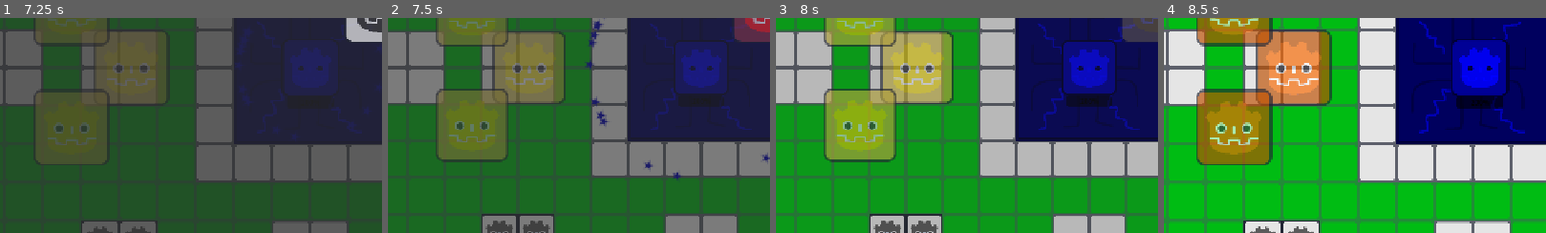
Above: before the commit, frames 1-4 (left to right).
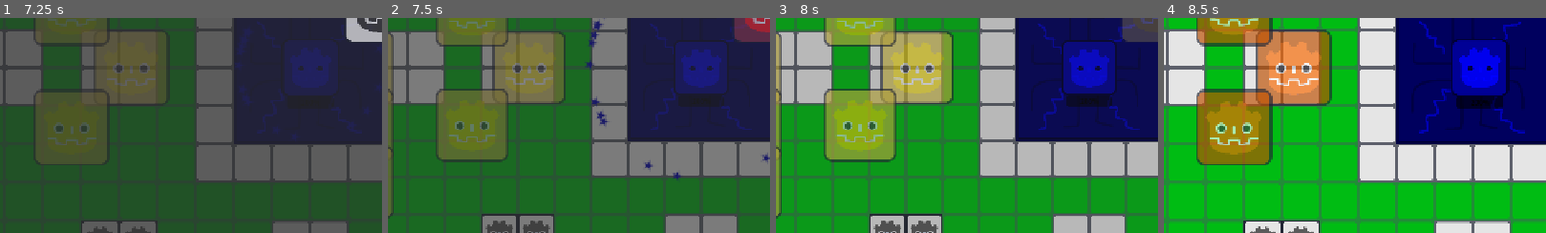
Above: after the commit, the same moments.

Repository: richiii999/ddd
Game: Godot game, scene res://Script Classes and Base Scenes/GameManager.tscn
Two runs of this game, one before a commit and one after it. Both use one fixed random seed, a clock stepped at 60 frames per second and the inputs below.
Inputs (mouse positions are % of the whole screen's width and height, from its top left):
- Up to frame 1 (7.25 s): click "Play" at 0.5 s; move the mouse to (41, 37) at 1.27 s; hold Right (right) 1.28-2.03 s; tap E (Interact) at 1.35, 2.3, 2.85, 3.8, 4.55, 5.3, 6.05, 6.8 s; move the mouse to (30, 55) at 2.02 s; hold Down (down) 2.03-2.78 s; tap H (HPot) at 2.1 s; move the mouse to (60, 28) at 2.77 s; hold Right (right) 2.78-3.53 s; move the mouse to (45, 70) at 3.52 s; hold Up (up) 3.53-4.28 s; click (45, 70) at 3.6 s; move the mouse to (80, 65) at 4.27 s; hold Left (left) 4.28-5.78 s; tap Q (Loot) at 4.35 s; tap F2 (WaygateGUI) at 4.9 s; move the mouse to (20, 35) at 5.02 s; tap G (MPot) at 5.1 s; move the mouse to (55, 50) at 5.77 s; hold Down (down) 5.78-6.53 s; tap N (Nexus) at 5.85 s; move the mouse to (35, 25) at 6.52 s; hold Right (right) from 6.53 s (still down); right-click (35, 25) at 6.6 s
- Up to frame 2 (7.5 s): move the mouse to (72, 45) at 7.27 s; release Right (right) at 7.28 s; hold Up (up) from 7.28 s (still down); tap - (minus) at 7.35 s
- Up to frame 3 (8 s): keep holding Up (up); tap E (Interact) at 7.55 s
- Up to frame 4 (8.5 s): move the mouse to (30, 55) at 8.02 s; release Up (up) at 8.03 s; hold Right (right) from 8.03 s (still down); tap = (plus) at 8.1 s; tap E (Interact) at 8.3 s
The pictures show only the part of the screen within x 0-50%, y 38-88%; the shares and areas given below are measured in that part.

Frame 1 is identical in both runs. In frame 2, 1.3% of the frame differs, in the area x 0-2%, y 6-94%; in frame 3, 1.3%; in frame 4, nothing differs.

Commit message:
waygate price

Diff:
--- a/Entity/Player/interactable.gd
+++ b/Entity/Player/interactable.gd
@@ -1,5 +1,7 @@
 class_name Interactable extends Area2D ## Makes parent interactable, connect 'Interact' signal to a parent function or whatever
 # NOTE: You MUST add a CollisionShape2D as the first child to this obj otherwise it doesnt work
+
+# TODO: signal when walking out of range of interactable, ex. waygates should close GUI
 
 @export var interactable : bool = true
 
--- a/Maps/Mechanics/waygate.gd
+++ b/Maps/Mechanics/waygate.gd
@@ -5,20 +5,36 @@
 @export var active : bool = false # Players can only spawn here if active
 @export var oneWayTarget : Waygate = null # Instantly tp to oneWayTarget, no GUI (ex. dung exit)
 
-# TODO: Change this to require (one or more) itemIDs
-@export var price : int = 0 # What does it cost to activate this waygate?
+# Activation cost
+# NOTE: Consumed upon activation, if free, can just press 'E' to activate
+# NOTE: oneway and dungeon-related waygates shouldnt have these, only the open-world ones.
+@export var coinPrice : int = 0
+@export var itemPrice : PackedScene = null # put any Item.tscn in editor
+var itemPriceItem : Item = null # Actual item from ^
 
 func _ready():
 	$InteractComponent.Interact.connect(WaygateInteract)
 	$EffectTimer.timeout.connect(EffectTrigger.bind(false)) # Timer controls particle burst
 
-func WaygateInteract(P:Player = null):
-	if !active:
-		# TODO: check for cost
-		setActive(true)
+	if itemPrice: itemPriceItem = itemPrice.instantiate()
 
-	if oneWayTarget: oneWayTarget.UseWaygate(P) # One-way gates activate immediately
-	else: P.toggleWaygateGUI() # Regular waygates open the GUI to select a destination
+func WaygateInteract(P:Player):
+	if !active: # Inactive, try to purchase
+		if itemPrice and P.Inv.HasItemName(itemPriceItem.itemName) == -1: # itemName since ID is 0
+			P.StatusLabel.addStatusText("Missing Item: " + str(itemPriceItem.name), "RED")
+		elif P.coins < coinPrice:
+			P.StatusLabel.addStatusText("Need " + str(coinPrice) + " Coins", "RED")
+		else: # Player can afford it
+			P.incCoins(coinPrice * -1)
+			print(P.Inv.HasItemName(itemPriceItem.itemName))
+			if itemPrice:
+				var slotN = P.Inv.HasItemName(itemPriceItem.itemName) # Find the item slot
+				P.Inv.PutItemInSlot(slotN, null) # Delete the item from Player Inv
+			setActive(true)
+
+	else: # Already active
+		if oneWayTarget: oneWayTarget.UseWaygate(P) # One-way gates activate immediately
+		else: P.toggleWaygateGUI() # Regular waygates open the GUI to select a destination
 
 func UseWaygate(P:Player): # Teleports player to this waygate
 	await P.LoadingScreenStart() # Show loading screen before moving player & camera
--- a/Maps/TestWorld.tscn
+++ b/Maps/TestWorld.tscn
@@ -4,6 +4,7 @@
 [ext_resource type="Script" uid="uid://bxf720rh8hgob" path="res://Maps/WorldBASE.gd" id="2_aam50"]
 [ext_resource type="PackedScene" uid="uid://blyjhm2j5onnb" path="res://Maps/Mechanics/EnemyPackSpawner.tscn" id="4_5iikc"]
 [ext_resource type="PackedScene" uid="uid://tcx34hy287cs" path="res://Maps/Mechanics/Waygate.tscn" id="4_bvj08"]
+[ext_resource type="PackedScene" uid="uid://cd6fjuhanrh2a" path="res://UI/Item/Items/TEST_ITEM.tscn" id="4_mehv6"]
 [ext_resource type="PackedScene" uid="uid://tq8hs5inekce" path="res://Entity/Enemy/Enemies/ChaseZombie.tscn" id="5_473rr"]
 [ext_resource type="PackedScene" uid="uid://57ucfjynaww3" path="res://Maps/Dungeons/TestDungeon/Dungeon.tscn" id="5_n2maq"]
 [ext_resource type="PackedScene" uid="uid://dm6wv0ic4m2so" path="res://Maps/TrainingRoom.tscn" id="5_pgajl"]
@@ -26,7 +27,8 @@
 
 [node name="Testworld Grass" parent="Waygates" unique_id=1832319352 instance=ExtResource("4_bvj08")]
 position = Vector2(-2944, -1280)
-price = 1
+coinPrice = 2
+itemPrice = ExtResource("4_mehv6")
 
 [node name="EnemySpawns" type="Node2D" parent="." unique_id=653064510]
 z_index = 2
--- a/Script Classes and Base Scenes/gameManager.gd
+++ b/Script Classes and Base Scenes/gameManager.gd
@@ -78,6 +78,16 @@
 	$ItemSpawner.SpawnItemByID(-2, Vector2(-300, 0))
 	$ItemSpawner.SpawnItemByID(-2, Vector2(-400, -100))
 	$ItemSpawner.SpawnItemByID(-2, Vector2(-400, 100))
+	# 9 items to fill inventory
+	$ItemSpawner.SpawnItemByID(1, Vector2(-600, 0))
+	$ItemSpawner.SpawnItemByID(1, Vector2(-700, 0))
+	$ItemSpawner.SpawnItemByID(1, Vector2(-800, 0))
+	$ItemSpawner.SpawnItemByID(1, Vector2(-600, 100))
+	$ItemSpawner.SpawnItemByID(1, Vector2(-700, 100))
+	$ItemSpawner.SpawnItemByID(1, Vector2(-800, 100))
+	$ItemSpawner.SpawnItemByID(1, Vector2(-600, 200))
+	$ItemSpawner.SpawnItemByID(1, Vector2(-700, 200))
+	$ItemSpawner.SpawnItemByID(1, Vector2(-800, 200))
 
 func quitGame():
 	print("manager: quitting game")
--- a/UI/Item/Item.gd
+++ b/UI/Item/Item.gd
@@ -1,8 +1,8 @@
-class_name Item extends Sprite2D ## Item CLASS definition
-# Applied to all <item>.tres (which are the actual individual item files)
+class_name Item extends Sprite2D ## Item stats and info
 
-@export var itemName : String = ""
+@export var itemName : String = "" #TODO: itemname is filename without underscores
 @export var price : int = 1 # Price to buy this item from a shop
+var ID : int = 0 # Set by ItemSpawner when items are created
 
 enum Stat {STR, INT, AGI, TOU, WIS, DEX, BLK, WIL, SPD}
 enum Types {INV, HELM, CHEST, RING, MAINHAND, OFFHAND, UNDROPPABLE}
@@ -17,4 +17,5 @@
 ## Projectile: generally main & offhand items, but potentially others.
 @export var projectile : PackedScene = null
 
-# TODO: item table is res:// strings, just pick one randoml;y or someth
+func _ready():
+	if itemName == "": push_warning("ItemName not set! " + str(self))
--- a/UI/Item/Items/TEST_ITEM.tscn
+++ b/UI/Item/Items/TEST_ITEM.tscn
@@ -4,7 +4,7 @@
 [ext_resource type="Script" uid="uid://dpbuam0tpmaha" path="res://UI/Item/Item.gd" id="1_8pf0b"]
 [ext_resource type="PackedScene" uid="uid://wdbtjasqamu2" path="res://Entity/Projectile/ProjectileTest.tscn" id="2_woukd"]
 
-[node name="TestItem" type="Sprite2D"]
+[node name="TestItem" type="Sprite2D" unique_id=398207244]
 texture = ExtResource("1_8bq7i")
 script = ExtResource("1_8pf0b")
 itemName = "TEST_ITEM"
--- a/UI/Item/item_spawner.gd
+++ b/UI/Item/item_spawner.gd
@@ -15,18 +15,22 @@
 
 func SpawnItemByID(itemID : int, pos : Vector2): # Spawns items[itemID] at Pos(X,Y)
 	if itemID > len(items) - 1 or itemID < (len(specialItems) - 1) * -1:
-		push_warning("IndexOOB ItemID")
+		push_error("IndexOOB ItemID")
 		return
 
 	var newItem : Item = null # Create a new item
 	if itemID < 0: newItem = specialItems[itemID * -1].instantiate() # Negative ID
 	else: newItem = items[itemID].instantiate() # Positive ID
+	newItem.ID = itemID
 
 	SpawnItem(newItem, pos)
 
 
-func SpawnItem(item : Item, pos : Vector2): # Spawns item at Pos(X,Y)
+func SpawnItem(item : Item, pos : Vector2): # Spawns given item at Pos(X,Y)
+	if item.ID == 0: push_warning("Spawned item without ID")
+
 	var groundItem = groundItemScene.instantiate()
 	groundItem.item = item
+
 	call_deferred("add_child", groundItem) # Place the GroundItem in the world
 	get_tree().process_frame.connect(groundItem.set_global_position.bind(pos), CONNECT_ONE_SHOT)
--- a/UI/RMenu/Inventory/Inventory_UI.gd
+++ b/UI/RMenu/Inventory/Inventory_UI.gd
@@ -121,7 +121,7 @@
 # NOTE: Item must be a valid type for the slot
 # NOTE: This will overwrite any existing item in the slot
 func PutItemInSlot(slotN:int, item:Item):
-	Inv[Slot.GROUND] = item.duplicate() # Put item in 'Ground' slot
+	Inv[Slot.GROUND] = item.duplicate() if item else null # Put item in 'Ground' slot
 	SlotClick(slotN, Slot.GROUND) # Then perform update on inv (moves into inv, deleted ground item)
 
 ## 'Q' to pickup / drop items on ground
@@ -161,3 +161,16 @@
 	else: push_warning("Tried to drop null item") # Null case: shouldnt happen, see Loot()
 
 	SlotClick(Slot.MOUSE, Slot.GROUND) # Delete item in MOUSE
+
+## Check for a specific item in inv, returning the slotN it's in (-1 if not found)
+func HasItem(item:Item) -> int: return HasItemID(item.ID)
+func HasItemName(itemName:String) -> int:
+	for i in range(len(Inv)):
+		if Inv[i] and Inv[i].itemName == itemName: return i
+	return -1
+func HasItemID(id:int) -> int:
+	if id == 0: push_warning("Searching for ItemID:0")
+
+	for i in range(len(Inv)):
+		if Inv[i] and Inv[i].ID == id: return i
+	return -1
